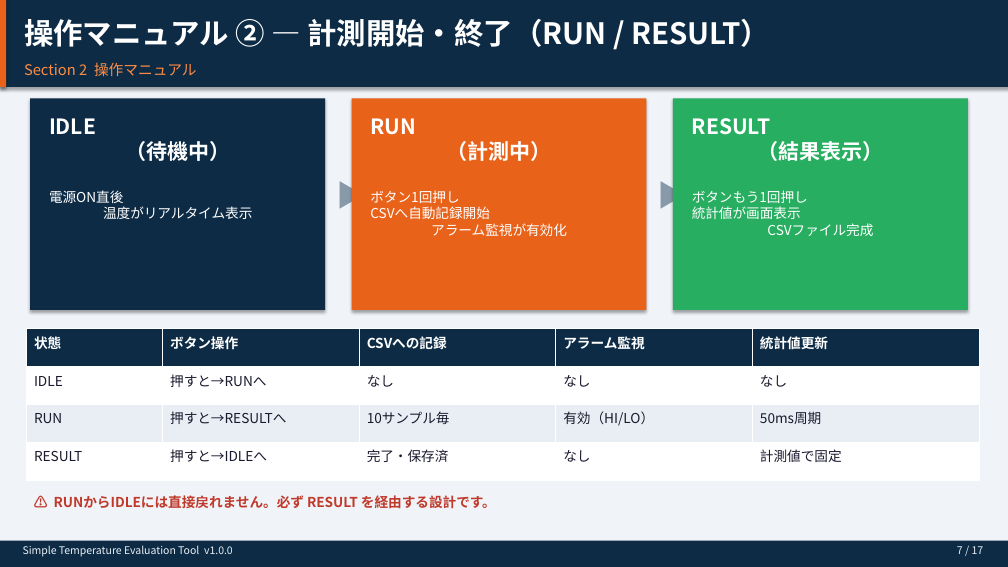
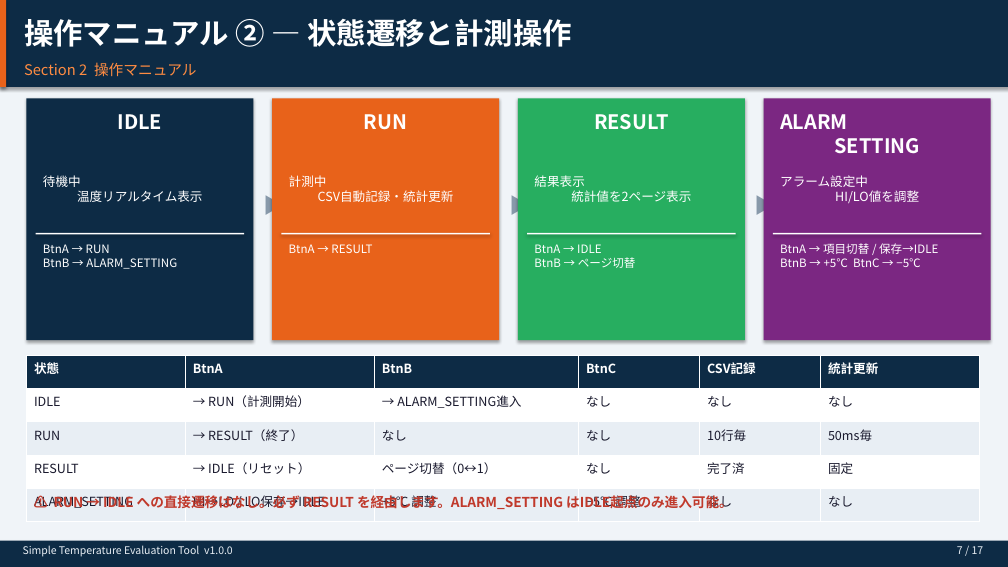
Before and after one commit to ShimanoN/Simple-Temperature-Evaluation-Tool, a slide deck: slide 7 of docs/career/Simple_Temp_Tool_Overview.pptx. Drawn at 1008x567 pixels with LibreOffice and Linux fonts; fonts in the diff are those of the drawing. Boxes give left, top, right and bottom in pixels: in the first picture for what was removed or moved away, otherwise in the second. Text is boxed around its words. In the diff, an @@ line names an element or a change of style, - is before the commit and + after.

Commit message:
fix: PPTXを最新実装に合わせて全面改訂
主な修正点:
- Slide 5: センサ読取周期 10ms500ms に訂正、3ボタン操作として正確に記載
- Slide 6: 起動手順の表記を実コードに合わせて更新（500ms更新SDリトライ等）
- Slide 7: ALARM_SETTING を4番目の状態として追加、BtnA/B/C の完全な操作マトリックスに更新
- Slide 8: 長押し操作（存在しない）を削除し BtnB/C/A の短押し手順に全面変更
           アラーム発報テーブルにスピーカー音(HI:2kHz/LO:1kHz)、ヒステリシス5を追記
           デフォルト値 HI=600C / LO=400C を明記
- Slide 9: CSV列名を実際の10列定義に全面更新
           (ElapsedSec,Temp_C,State,Samples,Average_C,StdDev_C,Max_C,Min_C,HI_ALARM,LO_ALARM)
           ファイル命名を DATA_0000.csv (0始まり) に訂正
- Slide 11: IO_Task説明にTC_READ_INTERVAL=500msヒステリシスSDバッファ詳細を追記
            Logic_Task/UI_Task のボタン処理4状態対応を正確に記載
- Slide 12: LPFの適用タイミング(500ms毎)、FILTER_ALPHA=0.1の定数名、初期化挙動を訂正
            ヒステリシスアラーム判定の説明を追加

```diff
--- a/docs/career/Simple_Temp_Tool_Overview.pptx
+++ b/docs/career/Simple_Temp_Tool_Overview.pptx
@@ text at (24, 19, 571, 47): text changed @@
-操作マニュアル ② — 計測開始・終了（RUN / RESULT）
+操作マニュアル ② — 状態遷移と計測操作
@@ rectangle: place and size @@
-rectangle at (30, 98, 325, 310)
+rectangle at (26, 98, 253, 340)
@@ text at (118, 114, 163, 129): text changed; size 20 to 19 pt @@
-IDLE
-（待機中）
+IDLE
@@ rectangle: place and size @@
-rectangle at (352, 98, 647, 310)
+rectangle at (272, 98, 499, 340)
@@ text added at (364, 114, 407, 130), 19 pt, text #FFFFFF, bold @@
+RUN
@@ text removed at (370, 118, 551, 161) @@
-RUN
-（計測中）
@@ rectangle added at (518, 98, 745, 340), fill #27AE60 @@
@@ text added at (594, 114, 668, 130), 19 pt, text #FFFFFF, bold @@
+RESULT
@@ rectangle: place and size @@
-rectangle at (673, 98, 968, 310)
+rectangle at (764, 98, 991, 340)
@@ rectangle at (764, 98, 991, 340): fill #27AE60 to #7B2782 @@
@@ text added at (780, 114, 919, 154), 19 pt, text #FFFFFF, bold @@
+ALARM
+SETTING
@@ text at (43, 175, 203, 202): text changed; size 13 to 12 pt @@
-電源ON直後
-温度がリアルタイム表示
+待機中
+温度リアルタイム表示
@@ text added at (289, 175, 454, 202), 12 pt, text #FFFFFF @@
+計測中
+CSV自動記録・統計更新
@@ text at (534, 175, 691, 202): text changed; size 20 to 12 pt; bold off @@
-RESULT
-（結果表示）
+結果表示
+統計値を2ページ表示
@@ text added at (780, 175, 919, 204), 12 pt, text #FFFFFF @@
+アラーム設定中
+HI/LO値を調整
@@ text "▶": place and size @@
-text "▶" at (329, 174, 355, 234)
+text "▶" at (259, 189, 271, 250)
@@ text "▶" at (259, 189, 271, 250): size 28 to 20 pt @@
@@ text removed at (370, 190, 567, 236) @@
-ボタン1回押し
-CSVへ自動記録開始
-アラーム監視が有効化
@@ text added at (505, 189, 516, 250), 20 pt, text #8899AA @@
+▶
@@ text removed at (692, 190, 873, 236) @@
-ボタンもう1回押し
-統計値が画面表示
-CSVファイル完成
@@ text "▶" at (751, 189, 762, 250): size 28 to 20 pt @@
@@ text "▶": place and size @@
-text "▶" at (650, 174, 677, 234)
+text "▶" at (751, 189, 762, 250)
@@ rectangle added at (36, 233, 244, 234), fill #FFFFFF @@
@@ rectangle added at (281, 233, 490, 234), fill #FFFFFF @@
@@ rectangle added at (527, 233, 736, 234), fill #FFFFFF @@
@@ rectangle added at (773, 233, 982, 234), fill #FFFFFF @@
@@ text added at (43, 244, 177, 269), 11 pt, text #FFFFFF @@
+BtnA → RUN
+BtnB → ALARM_SETTING
@@ text added at (289, 244, 372, 253), 11 pt, text #FFFFFF @@
+BtnA → RESULT
@@ text added at (534, 244, 636, 268), 11 pt, text #FFFFFF @@
+BtnA → IDLE
+BtnB → ページ切替
@@ text added at (780, 243, 938, 267), 11 pt, text #FFFFFF @@
+BtnA → 項目切替 / 保存→IDLE
+BtnB → +5℃ BtnC → −5℃
@@ table at (26, 355, 979, 522) @@
-状態 | ボタン操作 | CSVへの記録 | アラーム監視 | 統計値更新
-IDLE | 押すと→RUNへ | なし | なし | なし
-RUN | 押すと→RESULTへ | 10サンプル毎 | 有効（HI/LO） | 50ms周期
-RESULT | 押すと→IDLEへ | 完了・保存済 | なし | 計測値で固定
+状態 | BtnA | BtnB | BtnC | CSV記録 | 統計更新
+IDLE | → RUN（計測開始） | → ALARM_SETTING進入 | なし | なし | なし
+RUN | → RESULT（終了） | なし | なし | 10行毎 | 50ms毎
+RESULT | → IDLE（リセット） | ページ切替（0↔1） | なし | 完了済 | 固定
+ALARM_SETTING | HI→LO / LO保存→IDLE | +5℃ 調整 | −5℃ 調整 | なし | なし
@@ table: place and size @@
-table at (26, 329, 979, 480)
+table at (26, 355, 979, 522)
@@ text at (54, 495, 733, 509): text changed @@
-⚠️ RUNからIDLEには直接戻れません。必ず RESULT を経由する設計です。
+⚠️ RUN → IDLE への直接遷移はなし。必ず RESULT を経由します。ALARM_SETTING はIDLE起点のみ進入可能。
```
Also in this commit, not shown: 6 other slides changed, 1 other file.
